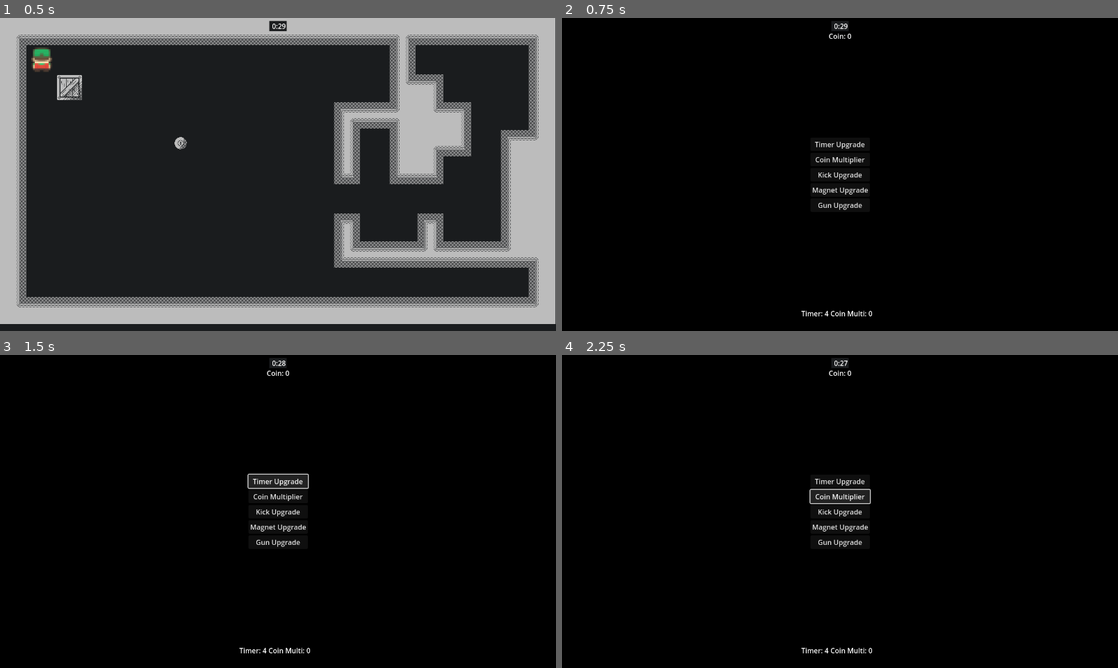
Above: before the commit, frames 1-4 (two rows, left to right).
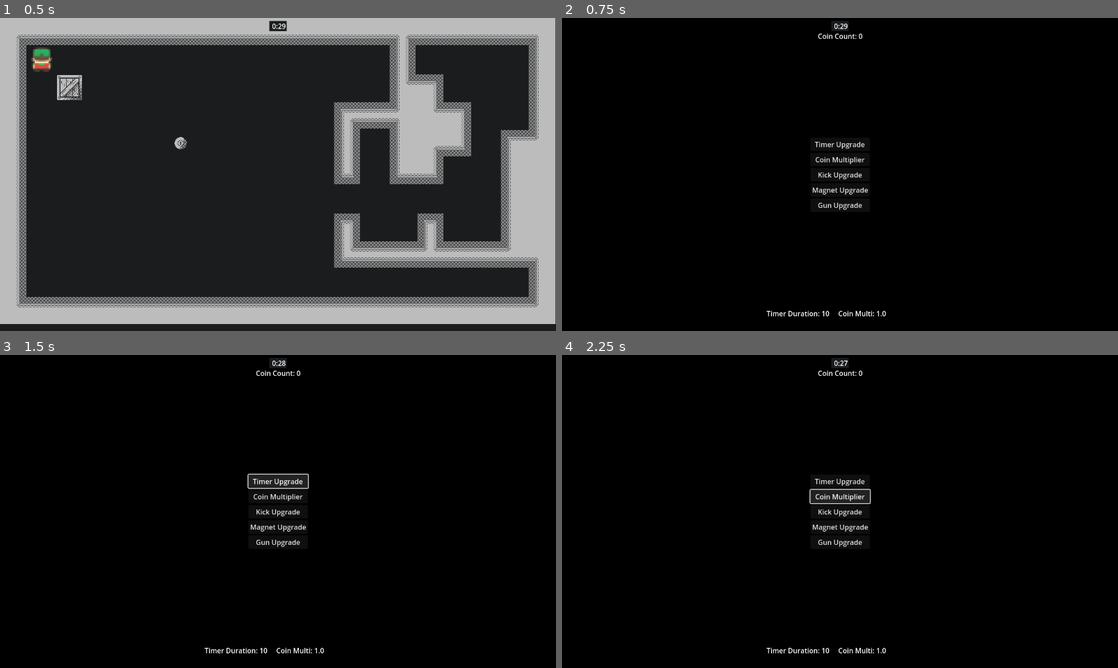
Above: after the commit, the same moments.

Repository: ParryTotato/1BitJam2025
Game: Godot game, scene res://Scenes/main.tscn
Two runs of this game, one before a commit and one after it. Both use one fixed random seed, a clock stepped at 60 frames per second and the inputs below.
Inputs:
- Up to frame 1 (0.5 s): no input
- Up to frame 2 (0.75 s): tap Enter (ui_accept) at 0.5 s; hold Right (ui_right) from 0.53 s (still down)
- Up to frame 3 (1.5 s): tap Enter (ui_accept) at 0.77 s; release Right (ui_right) at 1.25 s; click "Timer Upgrade" at 1.25 s
- Up to frame 4 (2.25 s): click "Coin Multiplier" at 2 s

Frame 1 is identical in both runs. In frame 2, 0.3% of the frame differs, in the area x 36-59%, y 4-96%; in frame 3, 0.3%; in frame 4, 0.3%.

Commit message:
more upgrade shop work

Diff:
--- a/Scenes/GlobalGame.gd
+++ b/Scenes/GlobalGame.gd
@@ -1,11 +1,16 @@
 extends Node2D
 
-var coins := 0
-var upgradeTree = {
-	"coin_value": 1.0
+var coins: int = 0
+var upgradeTree: Dictionary = {
+	"timer_duration": 10,
+	"coin_multi": 1.0,
+	"kick": false,
+	"magnet": false,
+	"translocator": false
 }
 
-func add_coins(amount: int):
+
+func add_coins(amount: int) -> void:
 	coins += amount
 	print(coins)
 	# Add UI update
--- a/Scenes/UpgradeShop/upgrade_shop.gd
+++ b/Scenes/UpgradeShop/upgrade_shop.gd
@@ -1,70 +1,21 @@
 class_name UpgradeShop
 extends Control
 
-var coin_count: int = GlobalGame.coins
-var timer_count: int = 4
-var coin_multi: int = 0
-var bought_kick: bool = false
-var bought_magnet: bool = false
-var bought_gun: bool = false
-
-@onready var coin_label: Label = $PlayerCoin
-@onready var timer_label: Label = $PlayerStats/PlayerTimer
-@onready var coin_multi_label: Label = $PlayerStats/CoinMultiUpgrade
-@onready var kick_label: Label = $PlayerStats/KickUpgrade
-@onready var magnet_label: Label = $PlayerStats/MagnetUpgrade
-@onready var gun_label: Label = $PlayerStats/GunUpgrade
-
 
 func _process(delta: float) -> void:
-	coin_label.text = "Coin: " + str(coin_count)
-	timer_label.text = "Timer: " + str(timer_count)
-	coin_multi_label.text = "Coin Multi: " + str(coin_multi)
-
-	if bought_kick:
-		kick_label.text = "Bought Kick"
-
-	if bought_magnet:
-		magnet_label.text = "Bought Magnet"
-
-	if bought_gun:
-		gun_label.text = "Bought Gun"
-
-	coin_count = GlobalGame.coins
+	$CoinCount.text = "Coin Count: " + str(GlobalGame.coins)
+	$PlayerStats/Timer.text = "Timer Duration: " + str(GlobalGame.upgradeTree["timer_duration"])
+	$PlayerStats/CoinMulti.text = "Coin Multi: " + str(GlobalGame.upgradeTree["coin_multi"])
 
 
 func _on_timer_upgrade_pressed() -> void:
 	if validate_coin_count():
-		coin_count -= 2
-		timer_count += 2
-
-
-func _on_coin_multi_upgrade_pressed() -> void:
-	if validate_coin_count():
-		coin_count -= 2
-		coin_multi += 2
-
-
-func _on_kick_upgrade_pressed() -> void:
-	if validate_coin_count() and not bought_kick:
-		coin_count -= 1
-		bought_kick = true
-
-
-func _on_magnet_upgrade_pressed() -> void:
-	if validate_coin_count() and not bought_magnet:
-		coin_count -= 2
-		bought_magnet = true
-
-
-func _on_gun_upgrade_pressed() -> void:
-	if validate_coin_count() and not bought_gun:
-		coin_count -= 2
-		bought_gun = true
+		GlobalGame.coins -= 1
+		GlobalGame.upgradeTree["timer_duration"] += 2
 
 
 func validate_coin_count() -> bool:
-	if coin_count > 0:
+	if GlobalGame.coins > 0:
 		return true
 
 	return false
--- a/Scenes/UpgradeShop/upgrade_shop.tscn
+++ b/Scenes/UpgradeShop/upgrade_shop.tscn
@@ -11,7 +11,7 @@
 grow_vertical = 2
 script = ExtResource("1_407bl")
 
-[node name="ColorRect" type="ColorRect" parent="."]
+[node name="Background" type="ColorRect" parent="."]
 layout_mode = 1
 anchors_preset = 15
 anchor_right = 1.0
@@ -20,7 +20,7 @@
 grow_vertical = 2
 color = Color(0, 0, 0, 1)
 
-[node name="PlayerCoin" type="Label" parent="."]
+[node name="CoinCount" type="Label" parent="."]
 layout_mode = 1
 anchors_preset = 5
 anchor_left = 0.5
@@ -80,26 +80,27 @@
 offset_bottom = -29.0
 grow_horizontal = 2
 grow_vertical = 0
+theme_override_constants/separation = 20
 
-[node name="PlayerTimer" type="Label" parent="PlayerStats"]
+[node name="Timer" type="Label" parent="PlayerStats"]
 layout_mode = 2
 horizontal_alignment = 1
 vertical_alignment = 1
 
-[node name="CoinMultiUpgrade" type="Label" parent="PlayerStats"]
+[node name="CoinMulti" type="Label" parent="PlayerStats"]
 layout_mode = 2
 
-[node name="KickUpgrade" type="Label" parent="PlayerStats"]
+[node name="Kick" type="Label" parent="PlayerStats"]
 layout_mode = 2
 horizontal_alignment = 1
 vertical_alignment = 1
 
-[node name="MagnetUpgrade" type="Label" parent="PlayerStats"]
+[node name="Magnet" type="Label" parent="PlayerStats"]
 layout_mode = 2
 horizontal_alignment = 1
 vertical_alignment = 1
 
-[node name="GunUpgrade" type="Label" parent="PlayerStats"]
+[node name="Gun" type="Label" parent="PlayerStats"]
 layout_mode = 2
 horizontal_alignment = 1
 vertical_alignment = 1
--- a/Scenes/main.gd
+++ b/Scenes/main.gd
@@ -2,6 +2,7 @@
 
 @onready var timer := $Timer
 @onready var upgrade_shop = $UI/UpgradeShop
+
 
 func _ready():
 	timer.start_timer()
Not shown, added: Scenes/main.tscn4037323185.tmp
